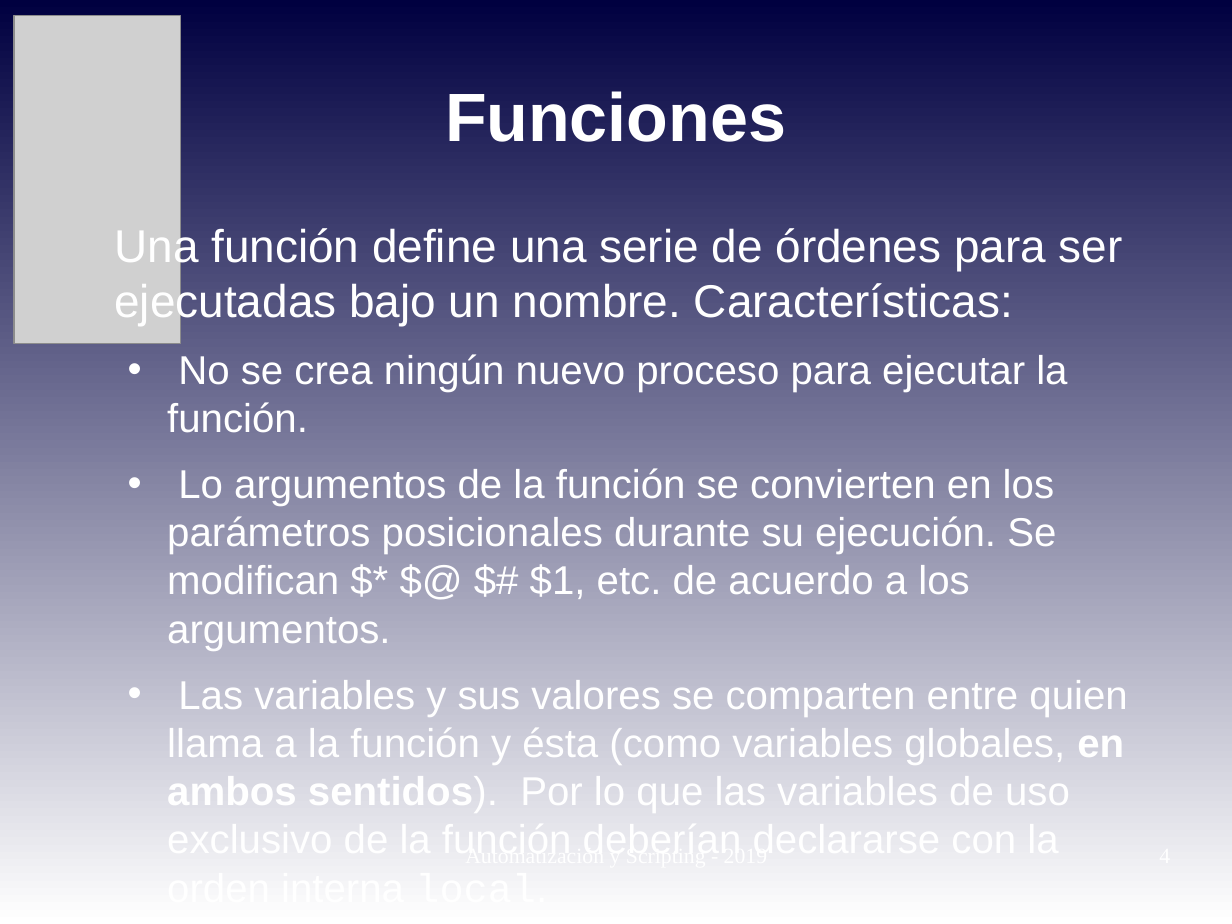
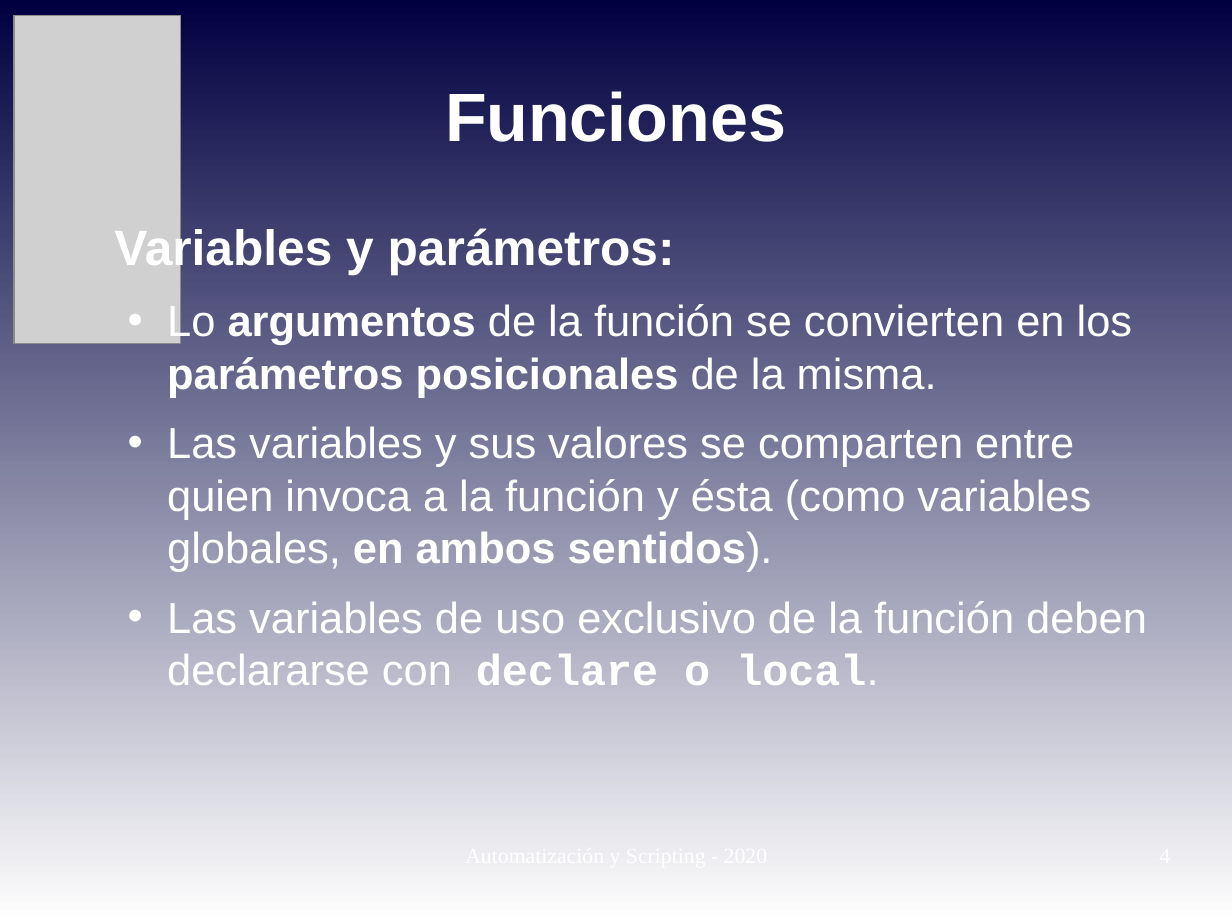
Before and after one commit to niniadcobre/-AutoyScripting, a slide deck: slide 4 of clases/AYS_clase04.odp. Drawn at 1232x924 pixels with LibreOffice and Linux fonts; fonts in the diff are those of the drawing; grey boxes stand for pictures. Boxes give left, top, right and bottom in pixels: in the first picture for what was removed or moved away, otherwise in the second. Text is boxed around its words. In the diff, an @@ line names an element or a change of style, - is before the commit and + after.

```diff
--- a/clases/AYS_clase04.odp
+++ b/clases/AYS_clase04.odp
@@ text at [114, 226, 1147, 685]: text changed; size 25.9 to 28 pt @@
-Una función define una serie de órdenes para ser ejecutadas bajo un nombre. Características:
-  • No se crea ningún nuevo proceso para ejecutar la función.
-  • Lo argumentos de la función se convierten en los parámetros posicionales durante su ejecución. Se modifican $* $@ $# $1, etc. de acuerdo a los argumentos.
-  • Las variables y sus valores se comparten entre quien llama a la función y ésta (como variables globales, en ambos sentidos). Por lo que las variables de uso exclusivo de la función deberían declararse con la orden interna local.
+Variables y parámetros:
+  • Lo argumentos de la función se convierten en los parámetros posicionales de la misma.
+  • Las variables y sus valores se comparten entre quien invoca a la función y ésta (como variables globales, en ambos sentidos).
+  • Las variables de uso exclusivo de la función deben declararse con declare o local.
```
Also in this commit, not shown: 5 other slides changed, 1 slide added, 7 other files.
